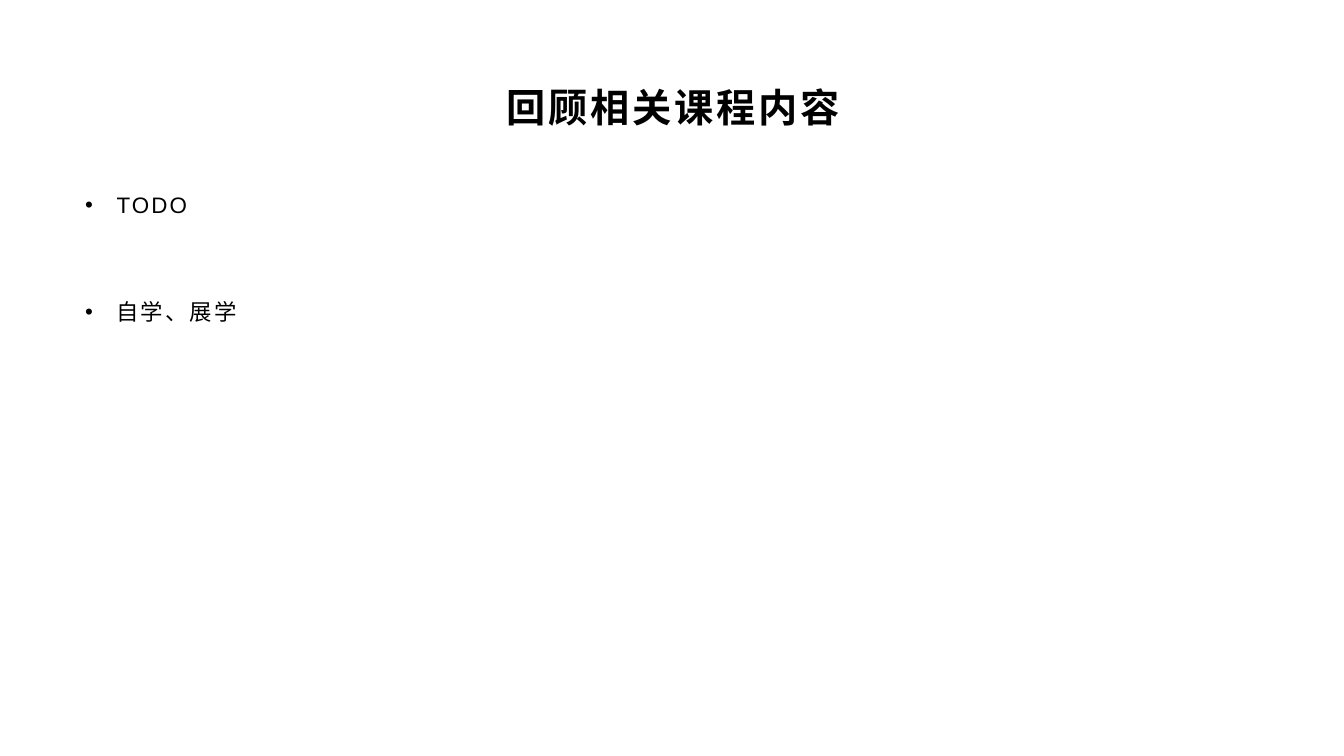
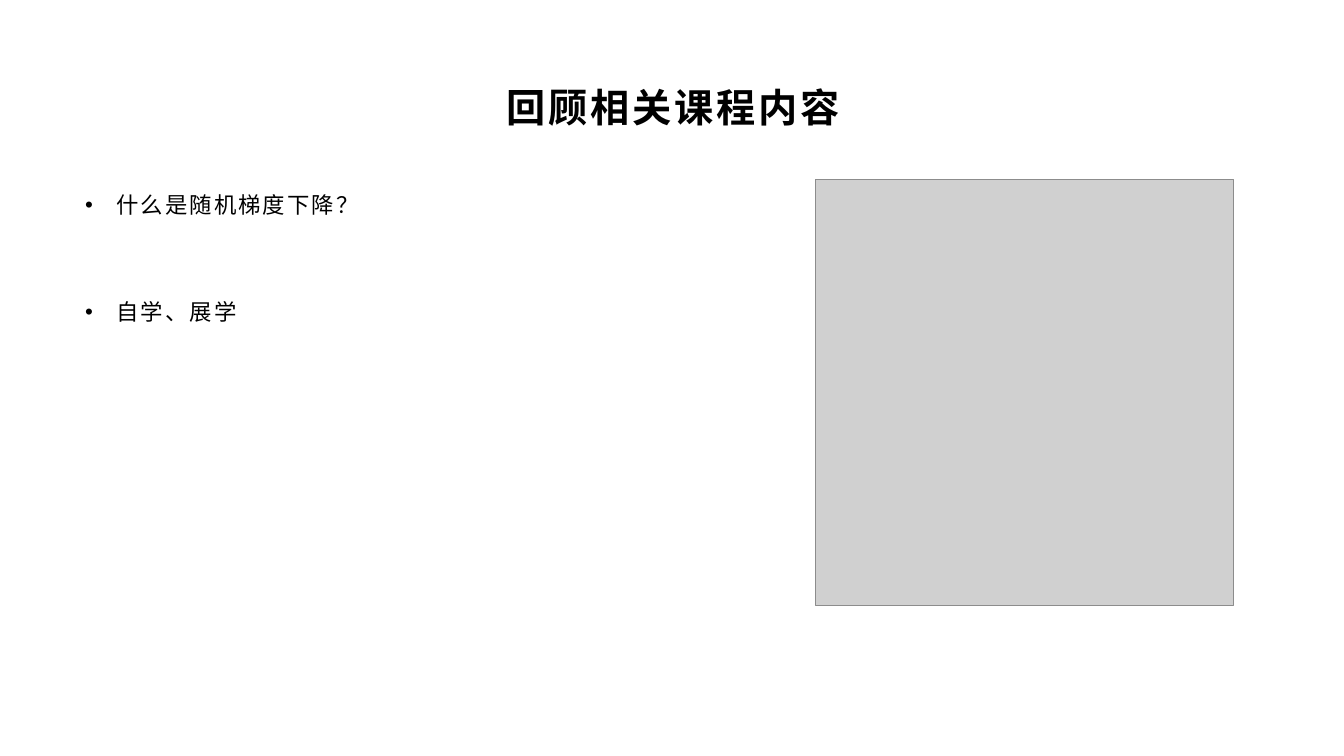
Before and after one commit to yyc-git/DeepLearningEdu, a slide deck: slide 4 of lessons/7_mini_batch/ppt/使用小批量随机梯度下降.pptx. Drawn at 1344x756 pixels with LibreOffice and Linux fonts; fonts in the diff are those of the drawing; grey boxes stand for pictures; background and template pictures are left out. Boxes give left, top, right and bottom in pixels: in the first picture for what was removed or moved away, otherwise in the second. Text is boxed around its words. In the diff, an @@ line names an element or a change of style, - is before the commit and + after.

```diff
--- a/lessons/7_mini_batch/ppt/使用小批量随机梯度下降.pptx
+++ b/lessons/7_mini_batch/ppt/使用小批量随机梯度下降.pptx
@@ picture added at [816,179,1234,605] @@
@@ text at [117,194,359,215]: text changed @@
-• TODO
+• 什么是随机梯度下降？
```
Also in this commit, not shown: 4 other slides changed.
